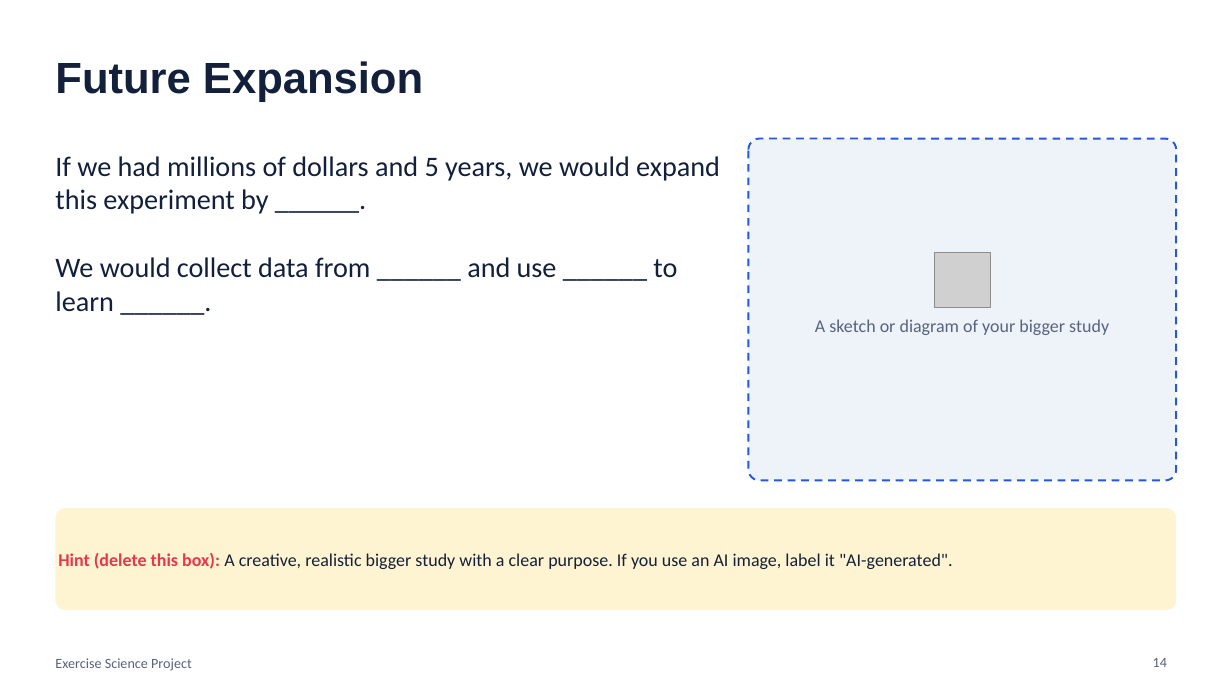
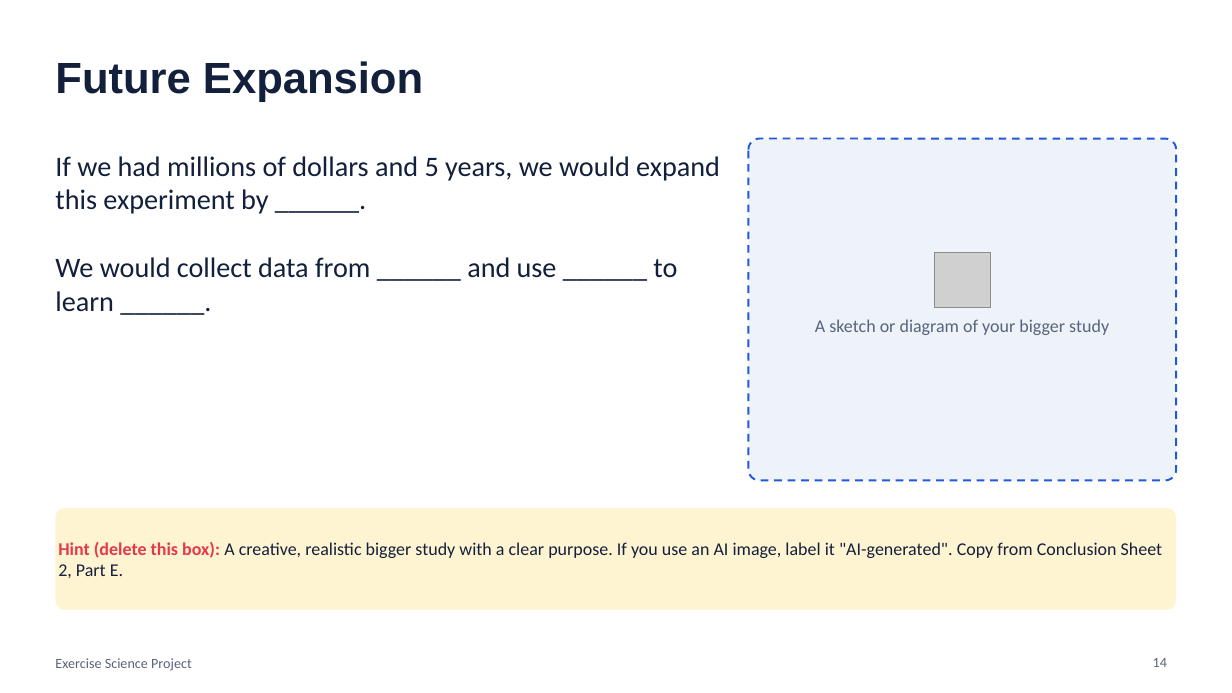
Before and after one commit to rward-prog/tri-1-7thgrade-project, a slide deck: slide 14 of files/Final_Presentation_Slides_Template.pptx. Drawn at 1232x693 pixels with LibreOffice and Linux fonts; fonts in the diff are those of the drawing; grey boxes stand for pictures. Boxes give left, top, right and bottom in pixels: in the first picture for what was removed or moved away, otherwise in the second. Text is boxed around its words. In the diff, an @@ line names an element or a change of style, - is before the commit and + after.

```diff
--- a/files/Final_Presentation_Slides_Template.pptx
+++ b/files/Final_Presentation_Slides_Template.pptx
@@ text in rounded rectangle at <box>58,542,1163,578</box>: text changed @@
-Hint (delete this box): A creative, realistic bigger study with a clear purpose. If you use an AI image, label it "AI-generated".
+Hint (delete this box): A creative, realistic bigger study with a clear purpose. If you use an AI image, label it "AI-generated". Copy from Conclusion Sheet 2, Part E.
```
Also in this commit, not shown: 4 other slides changed, 38 other files.
